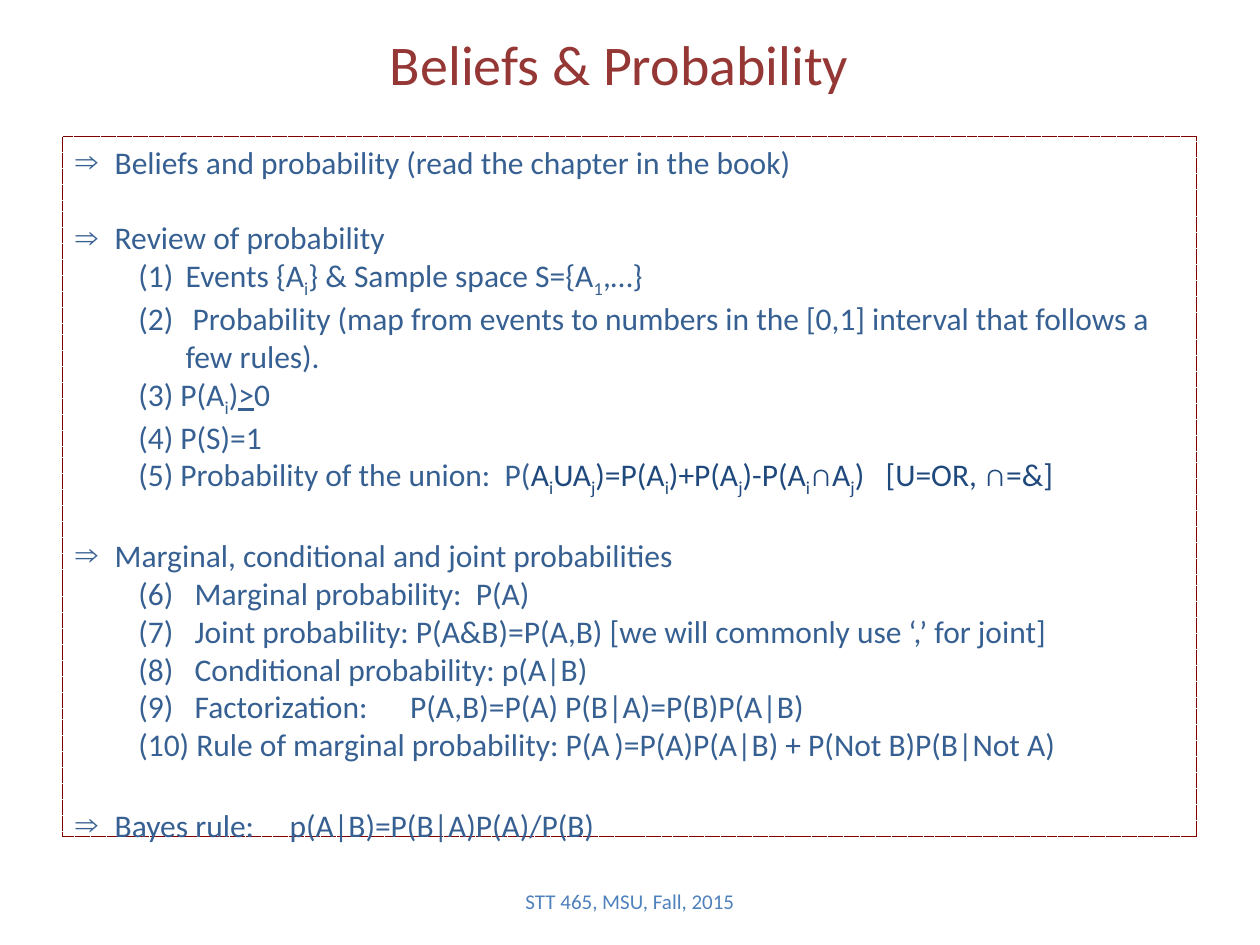
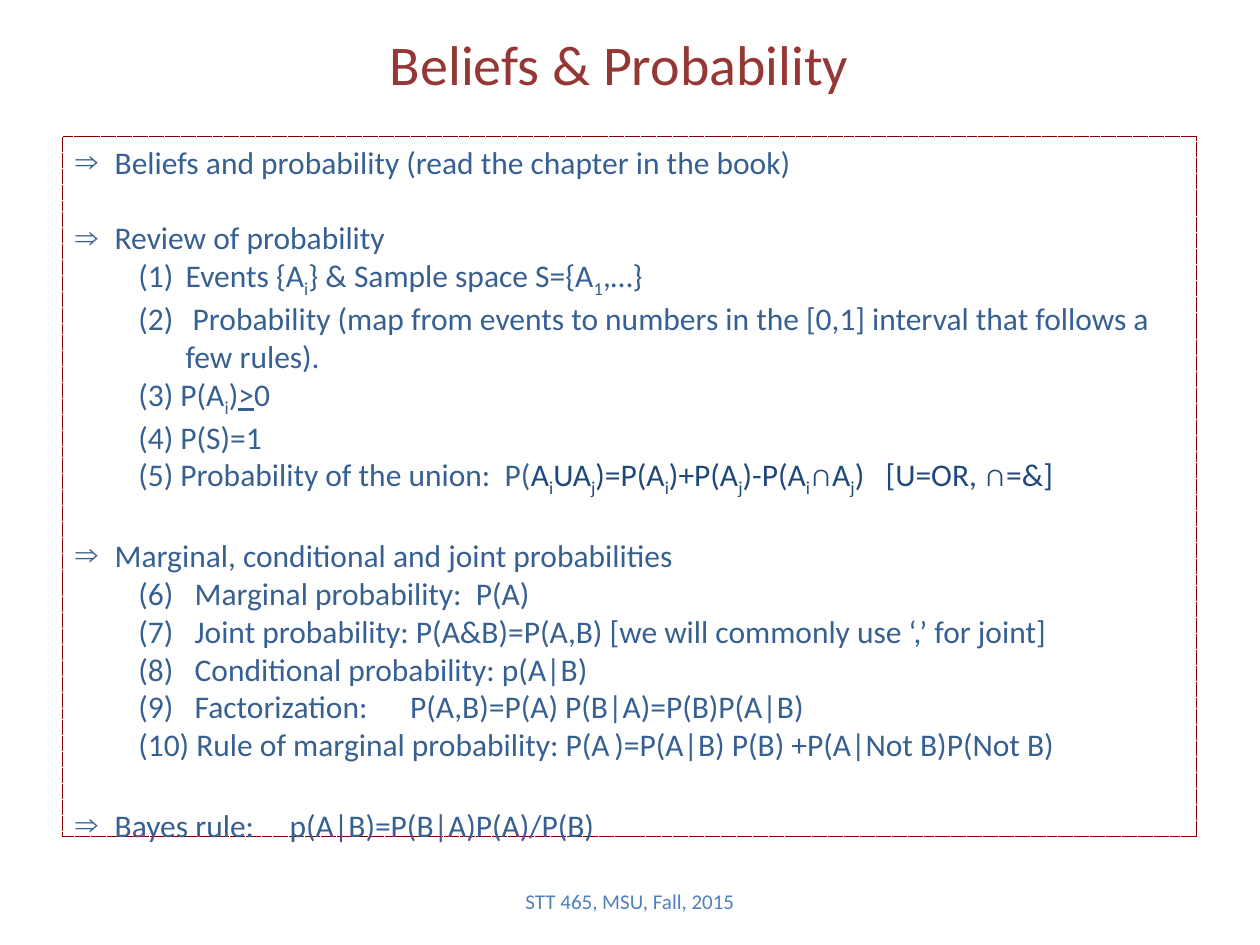
Before and after one commit to Boukos/STT465, a slide deck: slide 2 of STT465_2.pptx. Drawn at 1260x945 pixels with LibreOffice and Linux fonts; fonts in the diff are those of the drawing. Boxes give left, top, right and bottom in pixels: in the first picture for what was removed or moved away, otherwise in the second. Text is boxed around its words. In the diff, an @@ line names an element or a change of style, - is before the commit and + after.

```diff
--- a/STT465_2.pptx
+++ b/STT465_2.pptx
@@ text in rectangle at [138,733,1054,762]: text changed @@
-  (10) Rule of marginal probability: P(A )=P(A)P(A|B) + P(Not B)P(B|Not A)
+  (10) Rule of marginal probability: P(A )=P(A|B) P(B) +P(A|Not B)P(Not B)
```
Also in this commit, not shown: 1 other slide changed, 1 other file.
